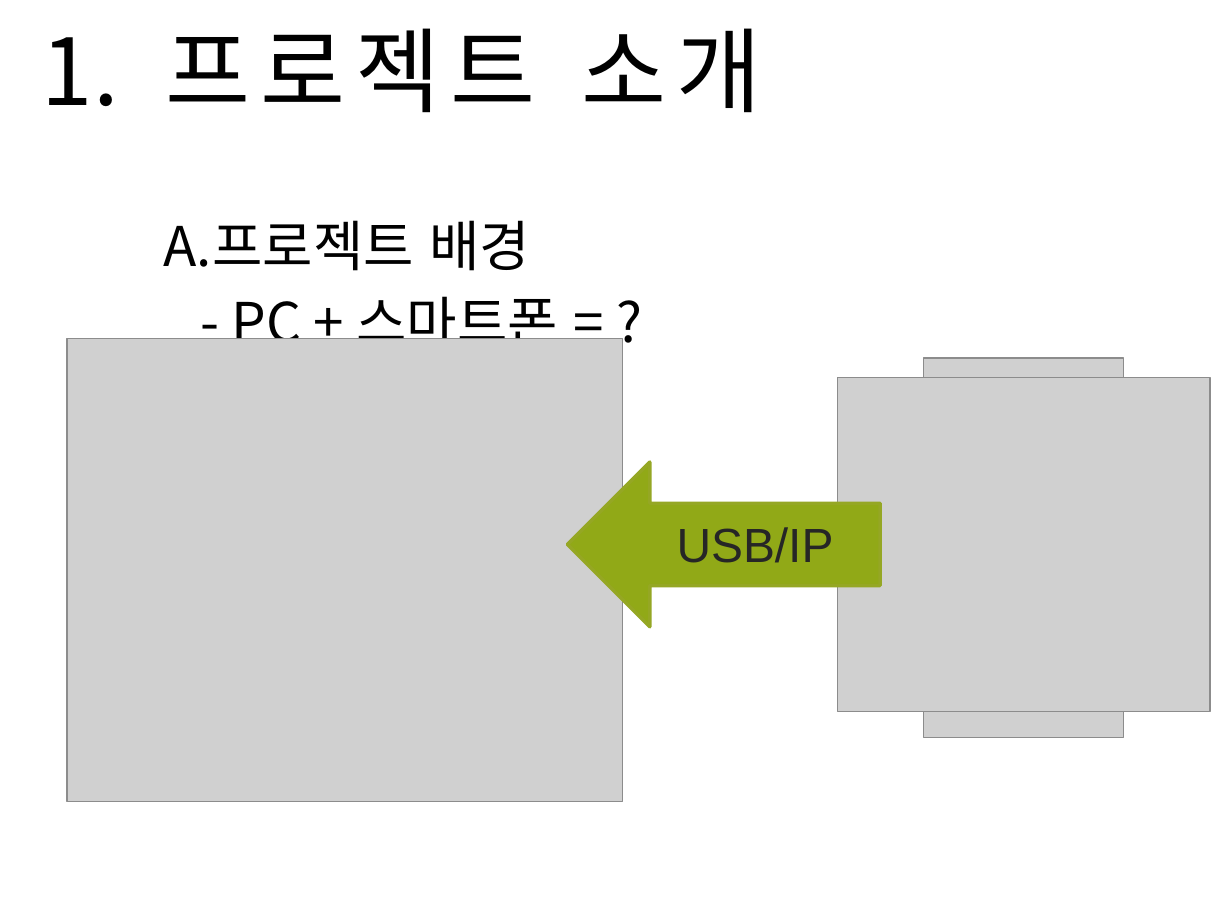
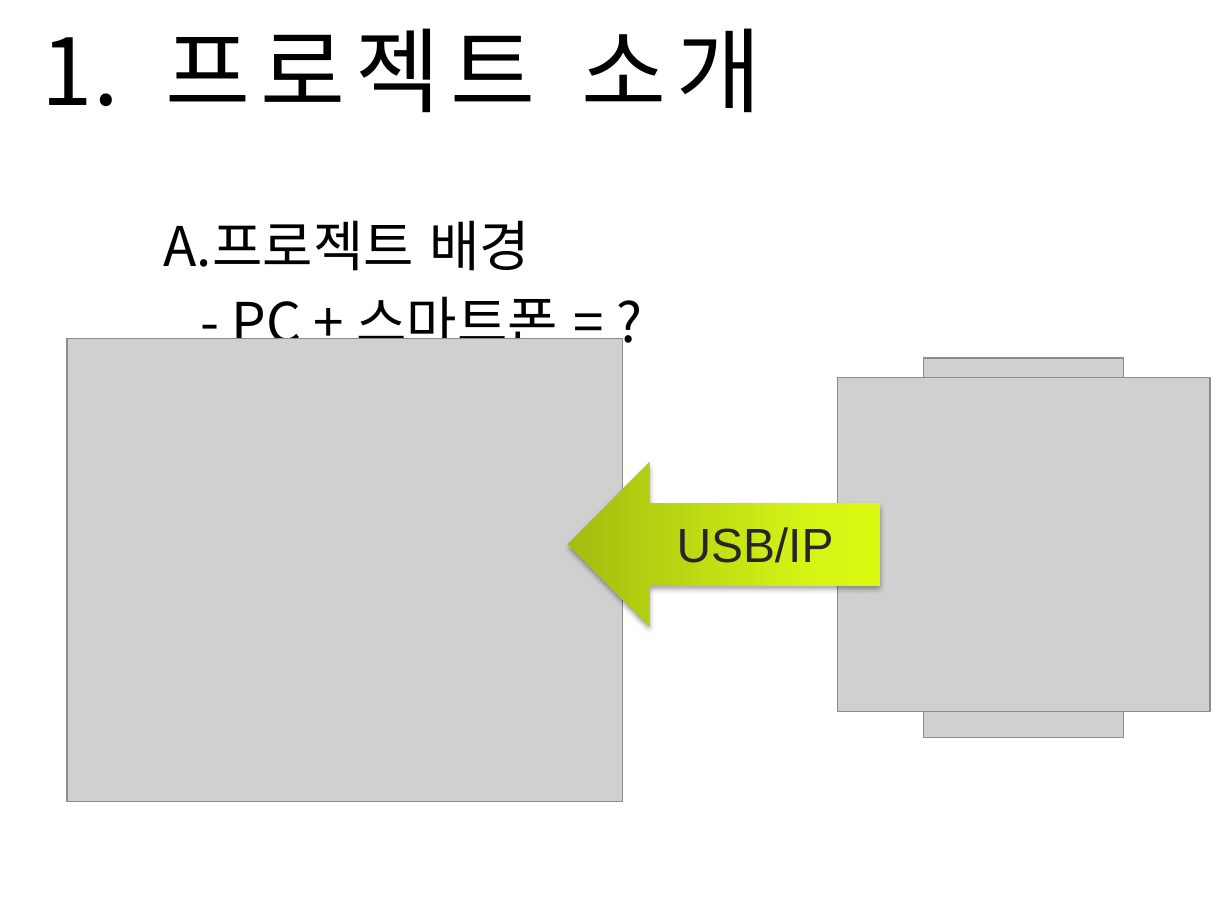
Before and after one commit to Sanghyun-Lee/Android-USB, a slide deck: slide 4 of Documents/presentation doc/proposal_presentation.pptx (slide 5 before the commit). Drawn at 1232x924 pixels with LibreOffice and Linux fonts; fonts in the diff are those of the drawing; grey boxes stand for pictures; background and template pictures are left out. Boxes give left, top, right and bottom in pixels: in the first picture for what was removed or moved away, otherwise in the second. Text is boxed around its words. In the diff, an @@ line names an element or a change of style, - is before the commit and + after.

```diff
--- a/Documents/presentation doc/proposal_presentation.pptx
+++ b/Documents/presentation doc/proposal_presentation.pptx
@@ down arrow at [568,462,881,627]: fill #91A917 to gradient #A5BD11 to #D6F616 to #DAFB11; outline #95A824 2 pt to none; shadow on @@
```
Also in this commit, not shown: 5 other slides changed, 2 slides removed.
